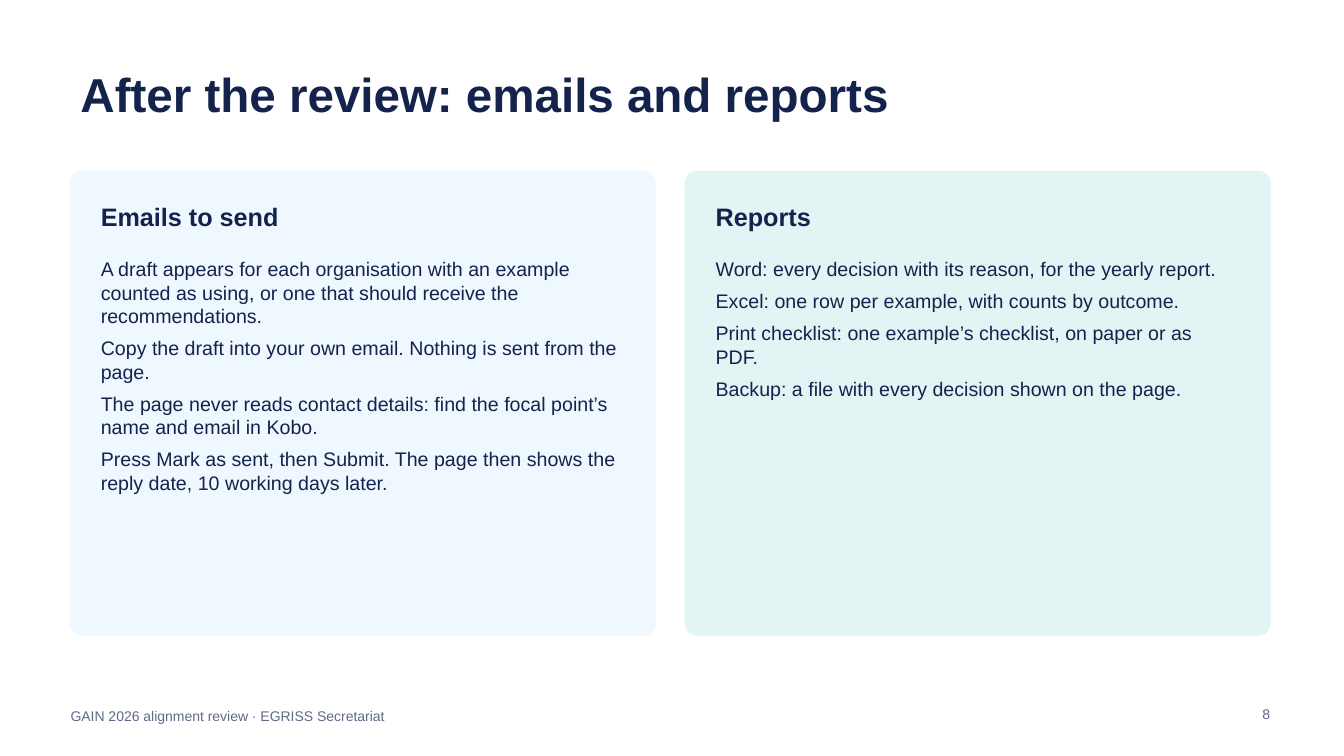
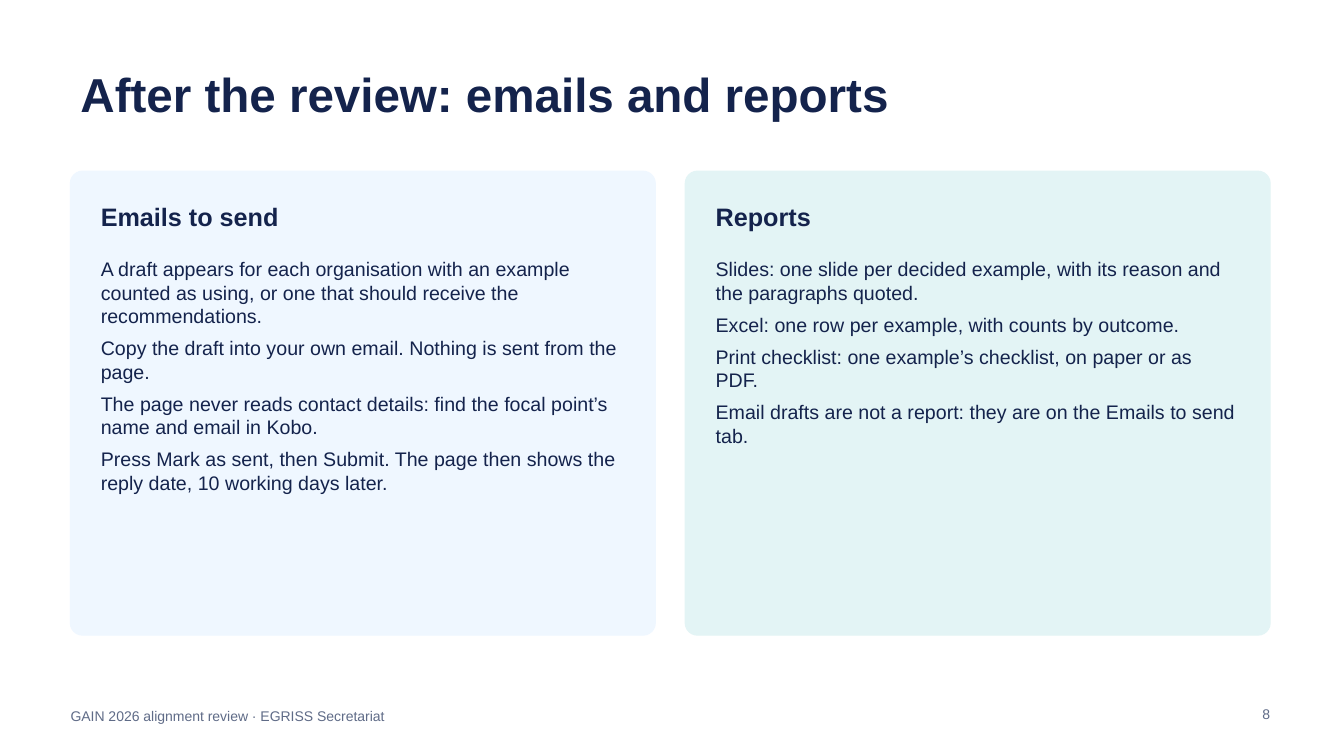
Before and after one commit to egrisstats/GAIN-story, a slide deck: slide 8 of dashboard/review-guide.pptx. Drawn at 1344x756 pixels with LibreOffice and Linux fonts; fonts in the diff are those of the drawing. Boxes give left, top, right and bottom in pixels: in the first picture for what was removed or moved away, otherwise in the second. Text is boxed around its words. In the diff, an @@ line names an element or a change of style, - is before the commit and + after.

```diff
--- a/dashboard/review-guide.pptx
+++ b/dashboard/review-guide.pptx
@@ text at (x1=716, y1=261, x2=1221, y2=304): text changed @@
-Word: every decision with its reason, for the yearly report.
+Slides: one slide per decided example, with its reason and the paragraphs quoted.
@@ text at (x1=716, y1=404, x2=1235, y2=443): text changed @@
-Backup: a file with every decision shown on the page.
+Email drafts are not a report: they are on the Emails to send tab.
```
Also in this commit, not shown: 3 other files.
